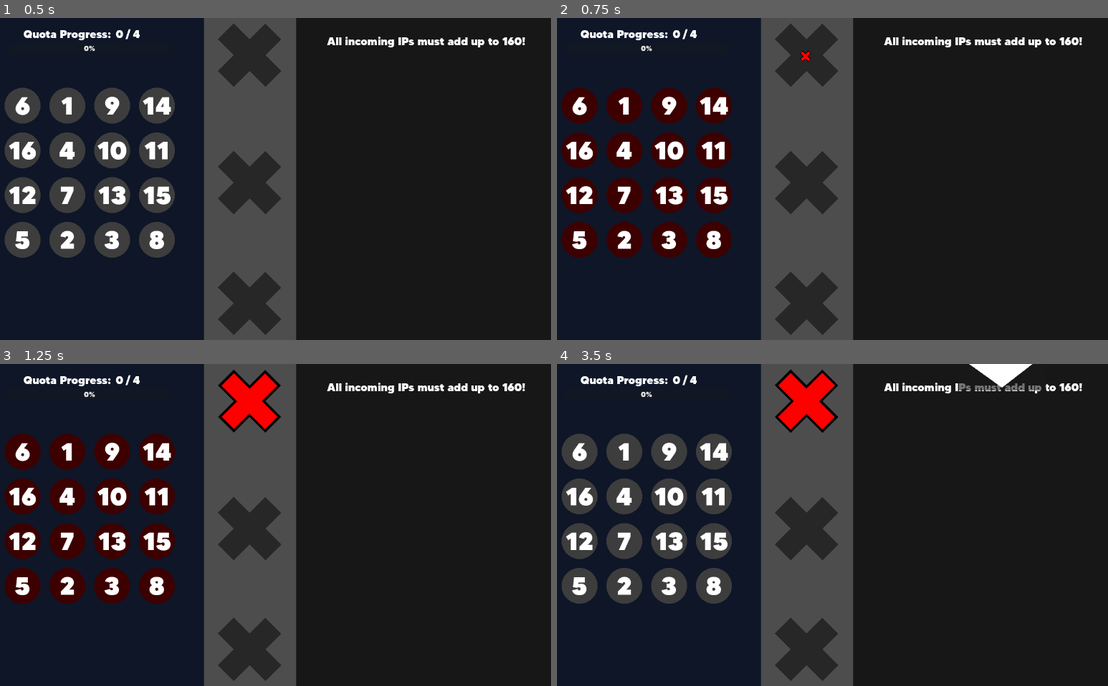
Above: before the commit, frames 1-4 (two rows, left to right).
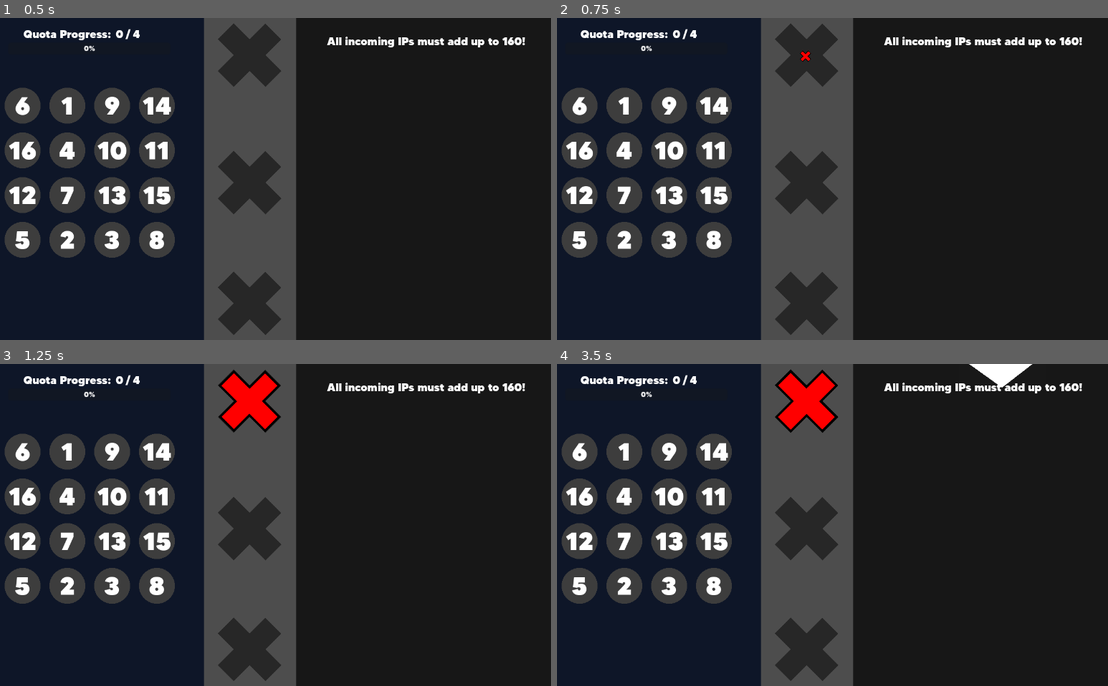
Above: after the commit, the same moments.

Repository: SHKBRD/GameOfRiskCyber
Game: Godot game, scene res://scenes/game_scene.tscn
The game is run twice, just before and just after one commit, with the same random seed, the same clock (stepped at 60 frames per second) and the same inputs.
Inputs (mouse positions are in pixels of both pictures, inside the frame that each line leads up to):
- Up to frame 1 (0.5 s): no input
- Up to frame 2 (0.75 s): tap Enter at 0.5 s; move the mouse to (579, 104) at 0.52 s; click (579, 104) at 0.6 s
- Up to frame 3 (1.25 s): no input
- Up to frame 4 (3.5 s): move the mouse to (623, 450) at 1.27 s; tap T (Check) at 1.35 s; click (623, 450) at 1.55 s; tap Space at 2 s; move the mouse to (667, 450) at 2.02 s; click (667, 450) at 2.1 s; tap Enter at 2.75 s; move the mouse to (711, 450) at 2.77 s; click (711, 450) at 2.85 s

Frame 1 is identical in both runs. In frame 2, 7.2% of the frame differs, in the area x 0-32%, y 21-75%; in frame 3, 7.2%; in frame 4, 0.2%.

Commit message:
add progress

Diff:
--- a/scenes/packet_scene.tscn
+++ b/scenes/packet_scene.tscn
@@ -15,15 +15,6 @@
 mouse_filter = 2
 color = Color(0.0911214, 0.0911215, 0.0911214, 1)
 
-[node name="Label" type="Label" parent="."]
-layout_mode = 0
-offset_left = 69.0
-offset_top = 36.0
-offset_right = 512.0
-offset_bottom = 68.0
-theme = ExtResource("1_pj18c")
-text = "All incoming IPs must add up to 160!"
-
 [node name="Timer" type="Timer" parent="."]
 wait_time = 2.5
 autostart = true
@@ -34,4 +25,13 @@
 offset_bottom = 729.0
 mouse_filter = 2
 
+[node name="Label" type="Label" parent="."]
+layout_mode = 0
+offset_left = 69.0
+offset_top = 36.0
+offset_right = 512.0
+offset_bottom = 68.0
+theme = ExtResource("1_pj18c")
+text = "All incoming IPs must add up to 160!"
+
 [connection signal="timeout" from="Timer" to="." method="_on_timer_timeout"]
--- a/scenes/work_scene.tscn
+++ b/scenes/work_scene.tscn
@@ -14,6 +14,7 @@
 script = ExtResource("1_fbnfj")
 
 [node name="ColorRect" type="ColorRect" parent="."]
+layout_mode = 0
 offset_right = 505.0
 offset_bottom = 724.0
 mouse_filter = 2
@@ -33,6 +34,7 @@
 
 [node name="QuotaProgressBar" type="ProgressBar" parent="."]
 unique_name_in_owner = true
+layout_mode = 0
 offset_left = 68.0
 offset_top = 55.0
 offset_right = 430.0
--- a/scripts/incoming_packet.gd
+++ b/scripts/incoming_packet.gd
@@ -1,8 +1,32 @@
 extends Button
 class_name Packet
 
+enum PacketType {
+	BAD,
+	GOOD
+}
+
+var packetType: PacketType
+
+func generate_ip() -> void:
+	var typePick: int = RandomNumberGenerator.new().randi_range(0, 1)
+	packetType = PacketType.values()[typePick]
+	var offset: int = 0
+	if packetType == PacketType.BAD:
+		offset = RandomNumberGenerator.new().randi_range(4, 9)
+		offset *= ((offset % 2) * 2) - 1
+	var remaining: int = 160
+	var ipNums: Array = []
+	for i: int in range(3, 1, -1):
+		var chosenIPNum: int = RandomNumberGenerator.new().randi_range(1, remaining-i)
+		ipNums.append(chosenIPNum)
+		remaining -= chosenIPNum
+	ipNums.append(remaining)
+
+
 func _ready() -> void:
 	position.x = RandomNumberGenerator.new().randf_range(0, 500)
+	generate_ip()
 
 func _process(delta: float) -> void:
 	position += Vector2(0, 1)
--- a/scripts/number_grid.gd
+++ b/scripts/number_grid.gd
@@ -86,12 +86,14 @@
 			connectOrder = -1
 	if Input.is_action_just_released("NumpadButtonPressed"):
 		dragging = false
+		reset_progress()
 		connectLine.clear_points()
-		if not readyToResetWin:
+		if not readyToResetWin and currentNumber != -1:
 			init_lose_round()
 		else:
 			update_buttons_to_default()
 			readyToResetWin = false
+			readyToResetLose = false
 
 
 func init_numbers() -> void:
@@ -120,8 +122,10 @@
 	connectLine.clear_points()
 
 func _on_number_just_hovered(numberObj: NumpadNumber) -> void:
+	if numberObj.number != 1:
+		pass
+	currentNumber = numberObj.number
 
-	currentNumber = numberObj.number
 	if dragging:
 		if currentNumber == connectOrder + 1:
 			connectOrder = currentNumber
Not shown: 1 places in scenes/game_scene.tscn that only renumber resources
Not shown: 1 places in scenes/packet_scene.tscn that only renumber resources
